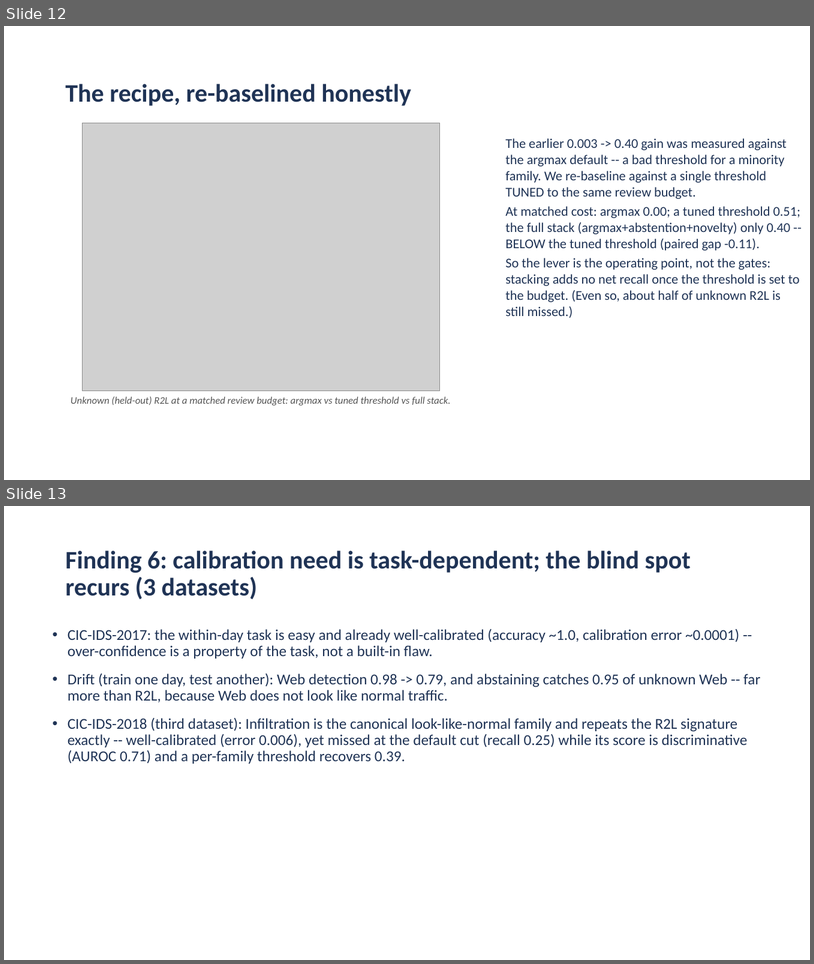
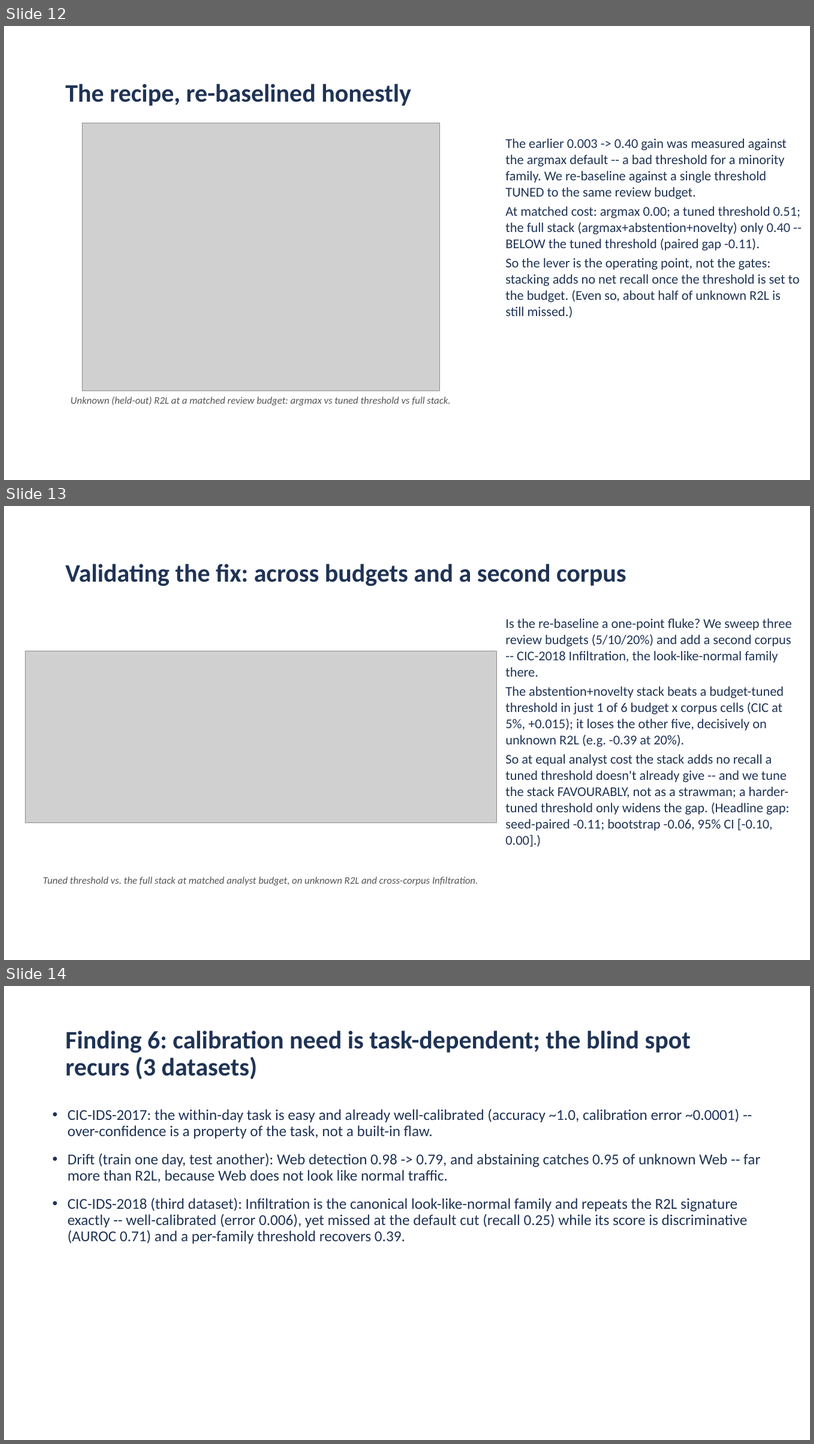
Before and after one commit to aiparallel0/chaoscrypt, a slide deck: papers/paper2-ids-selective/presentation.pptx. Shown one above the other, each under a label of ours: slides 12 and 13 before the commit, slides 12, 13 and 14 after it. The pictures are 814x964 and 814x1444 pixels, drawn with LibreOffice and Linux fonts; fonts in the diff are those of the drawing; grey boxes stand for pictures; background and template pictures are left out. Boxes give left, top, right and bottom in pixels: in the first picture for what was removed or moved away, otherwise in the second. Text is boxed around its words. In the diff, an @@ line names an element or a change of style, - is before the commit and + after.

```diff
--- a/papers/paper2-ids-selective/presentation.pptx
+++ b/papers/paper2-ids-selective/presentation.pptx
@@ slide 13 added at (4, 506, 810, 960), background picture (left out) @@
@@ title added at (65, 564, 627, 586), 30 pt, text #1F3355, bold @@
+Validating the fix: across budgets and a second corpus
@@ text added at (506, 618, 792, 846), 16 pt, text #1F3355 @@
+Is the re-baseline a one-point fluke? We sweep three review budgets (5/10/20%) and add a second corpus -- CIC-2018 Infiltration, the look-like-normal family there.
+The abstention+novelty stack beats a budget-tuned threshold in just 1 of 6 budget x corpus cells (CIC at 5%, +0.015); it loses the other five, decisively on unknown R2L (e.g. -0.39 at 20%).
+So at equal analyst cost the stack adds no recall a tuned threshold doesn't already give -- and we tune the stack FAVOURABLY, not as a strawman; a harder-tuned threshold only widens the gap. (Headline gap: seed-paired -0.11; bootstrap -0.06, 95% CI [-0.10, 0.00].)
@@ picture added at (25, 651, 497, 823) @@
@@ text added at (43, 876, 478, 885), 12 pt, text #555555, italic @@
+Tuned threshold vs. the full stack at matched analyst budget, on unknown R2L and cross-corpus Infiltration.
@@ what was slide 13 is now slide 14 @@
```
Also in this commit, not shown: 2 slides changed, 2 other files.
